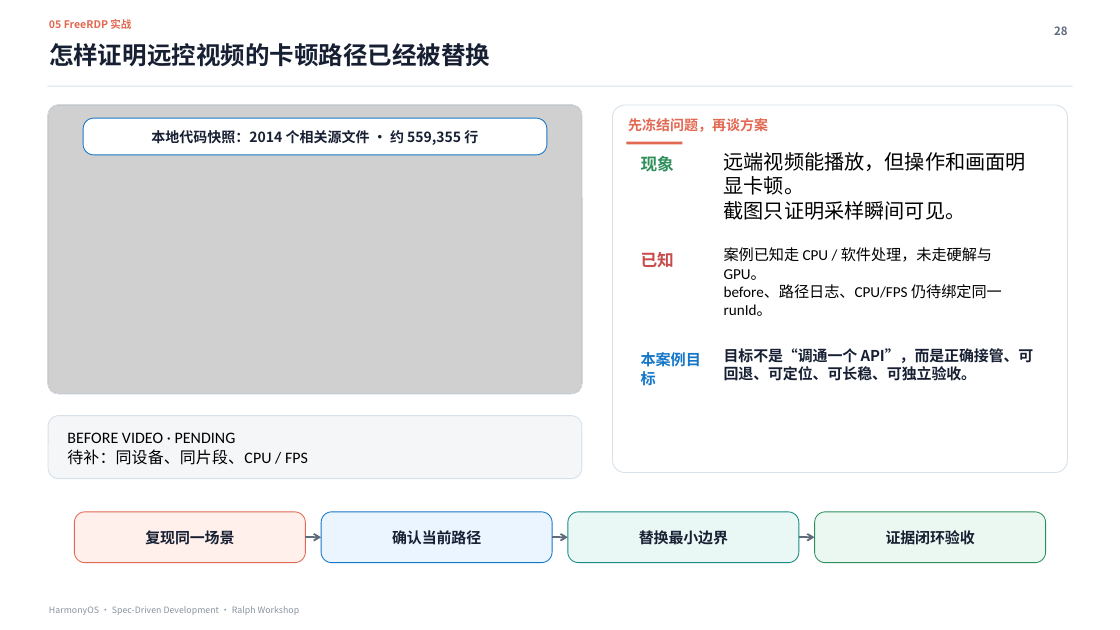
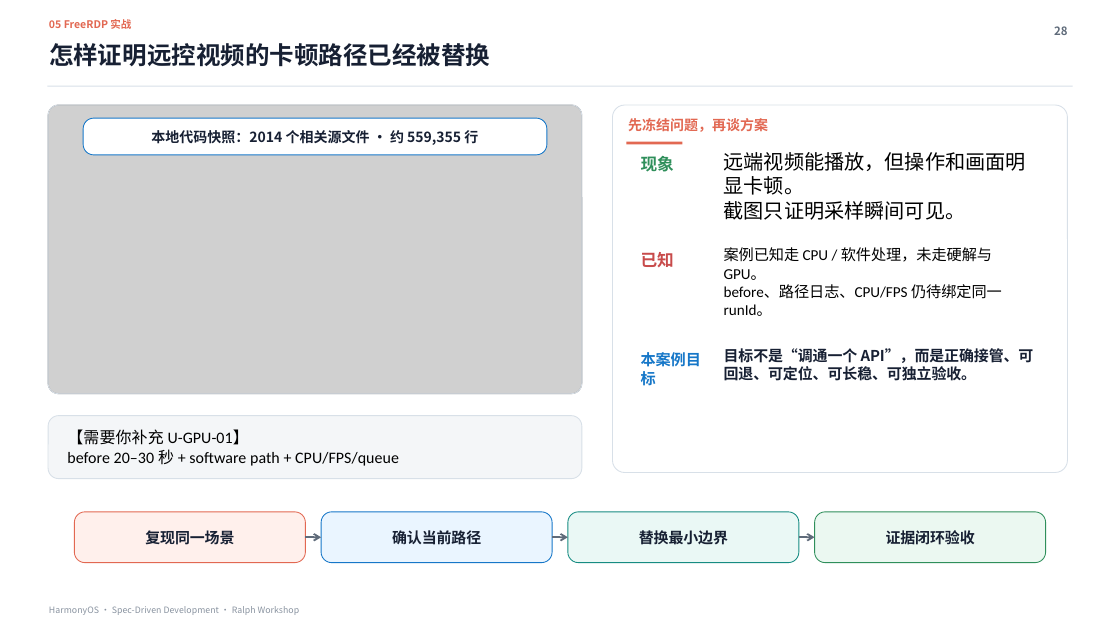
Before and after one commit to xiaomu120413/harmonyos-sdd-ralph-workshop, a slide deck: slide 28 of deliverables/HarmonyOS_SDD_Ralph_Workshop_MDM证据增强版.pptx. Drawn at 1120x630 pixels with LibreOffice and Linux fonts; fonts in the diff are those of the drawing; grey boxes stand for pictures. Boxes give left, top, right and bottom in pixels: in the first picture for what was removed or moved away, otherwise in the second. Text is boxed around its words. In the diff, an @@ line names an element or a change of style, - is before the commit and + after.

```diff
--- a/deliverables/HarmonyOS_SDD_Ralph_Workshop_MDM证据增强版.pptx
+++ b/deliverables/HarmonyOS_SDD_Ralph_Workshop_MDM证据增强版.pptx
@@ text at (67,429,399,466): text changed @@
-BEFORE VIDEO · PENDING
-待补：同设备、同片段、CPU / FPS
+【需要你补充 U-GPU-01】
+before 20–30 秒 + software path + CPU/FPS/queue
```
Also in this commit, not shown: 7 other slides changed, 11 other files.
